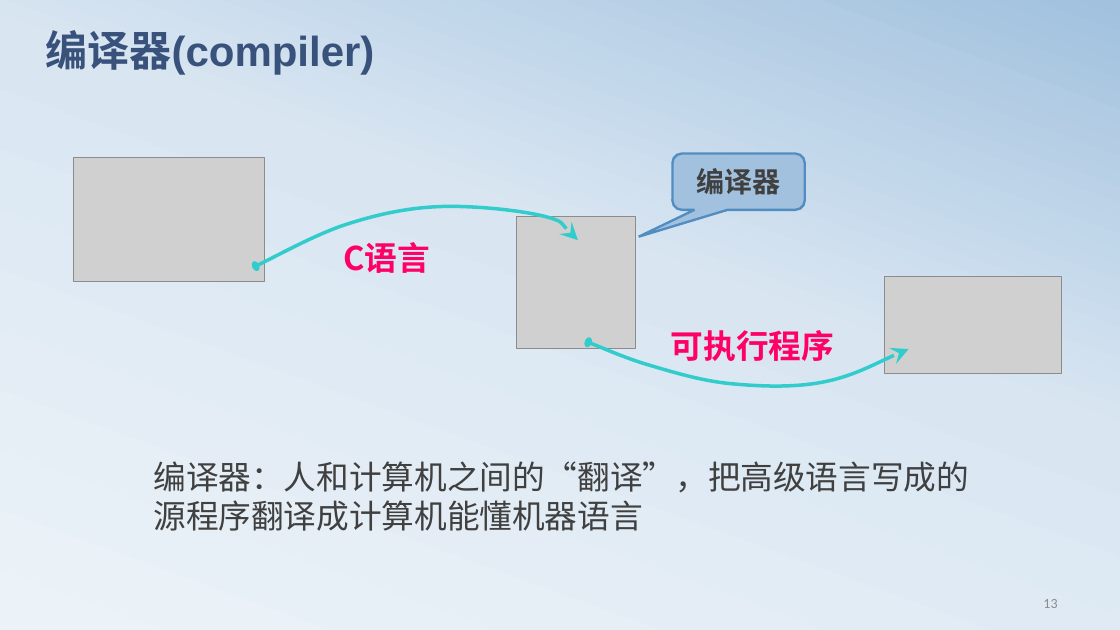
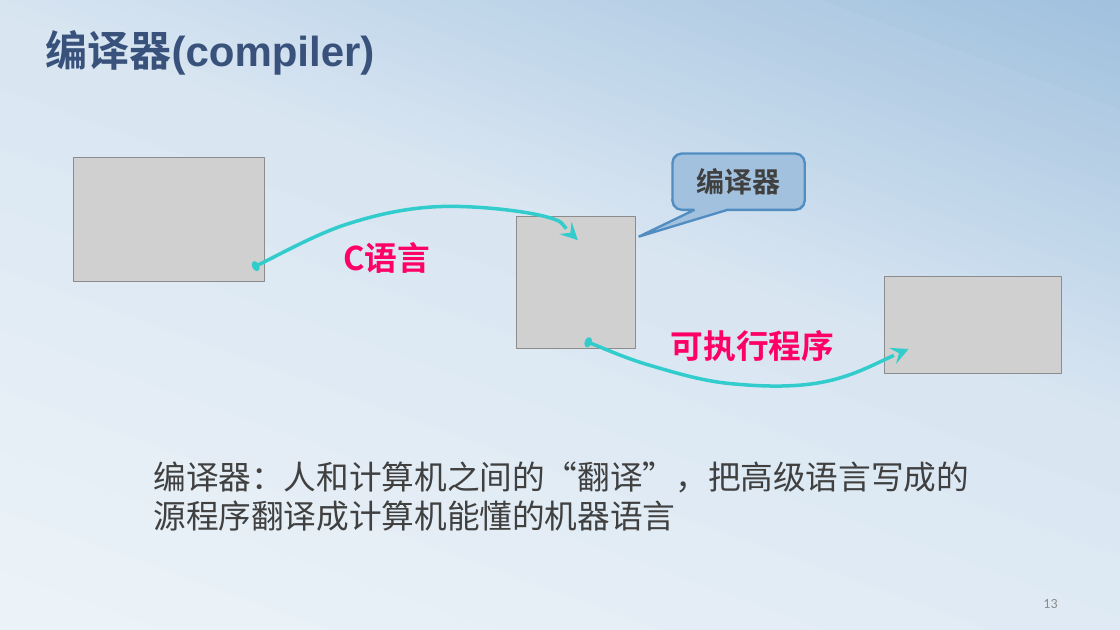
Before and after one commit to edu2act/course-C, a slide deck: slide 14 of materials/slides/chapt01.pptx. Drawn at 1120x630 pixels with LibreOffice and Linux fonts; fonts in the diff are those of the drawing; grey boxes stand for pictures. Boxes give left, top, right and bottom in pixels: in the first picture for what was removed or moved away, otherwise in the second. Text is boxed around its words. In the diff, an @@ line names an element or a change of style, - is before the commit and + after.

```diff
--- a/materials/slides/chapt01.pptx
+++ b/materials/slides/chapt01.pptx
@@ text at box(153, 461, 969, 531): text changed @@
-编译器：人和计算机之间的“翻译”，把高级语言写成的源程序翻译成计算机能懂机器语言
+编译器：人和计算机之间的“翻译”，把高级语言写成的源程序翻译成计算机能懂的机器语言
```
Also in this commit, not shown: 9 other slides changed, 3 other files.
